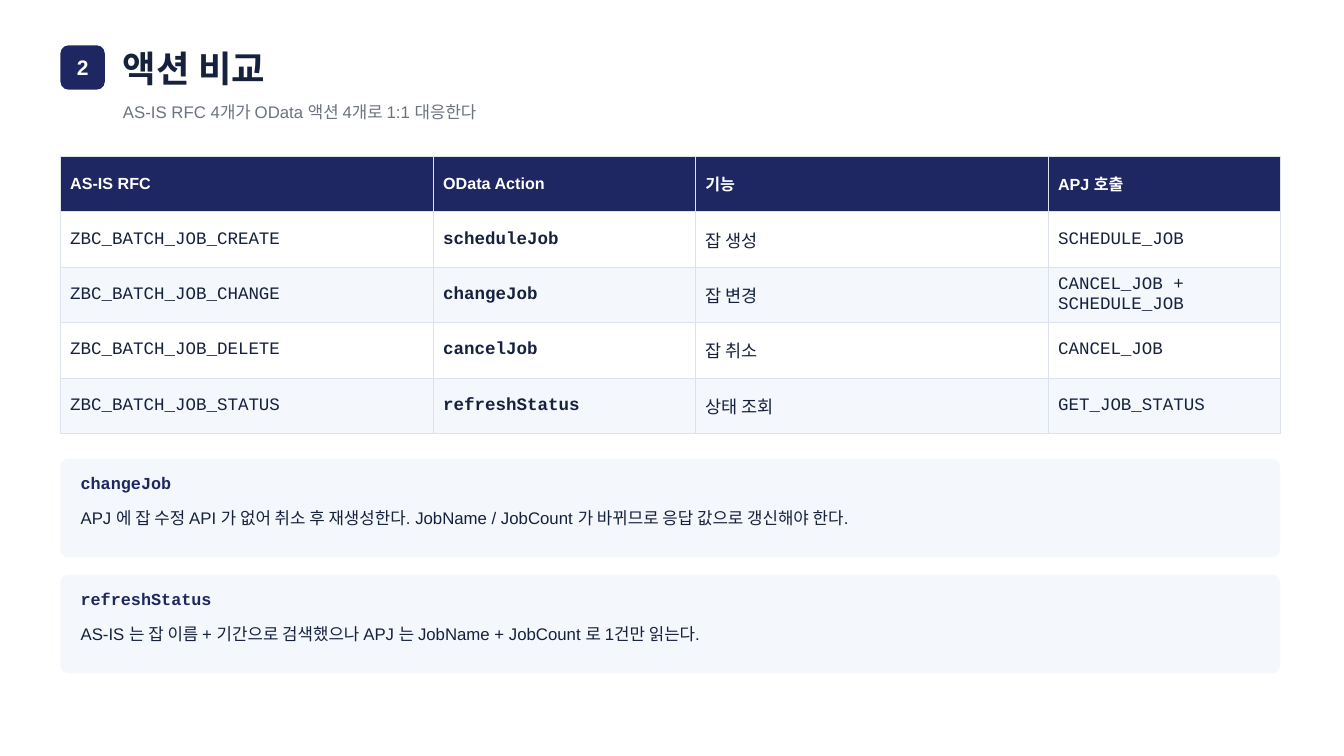
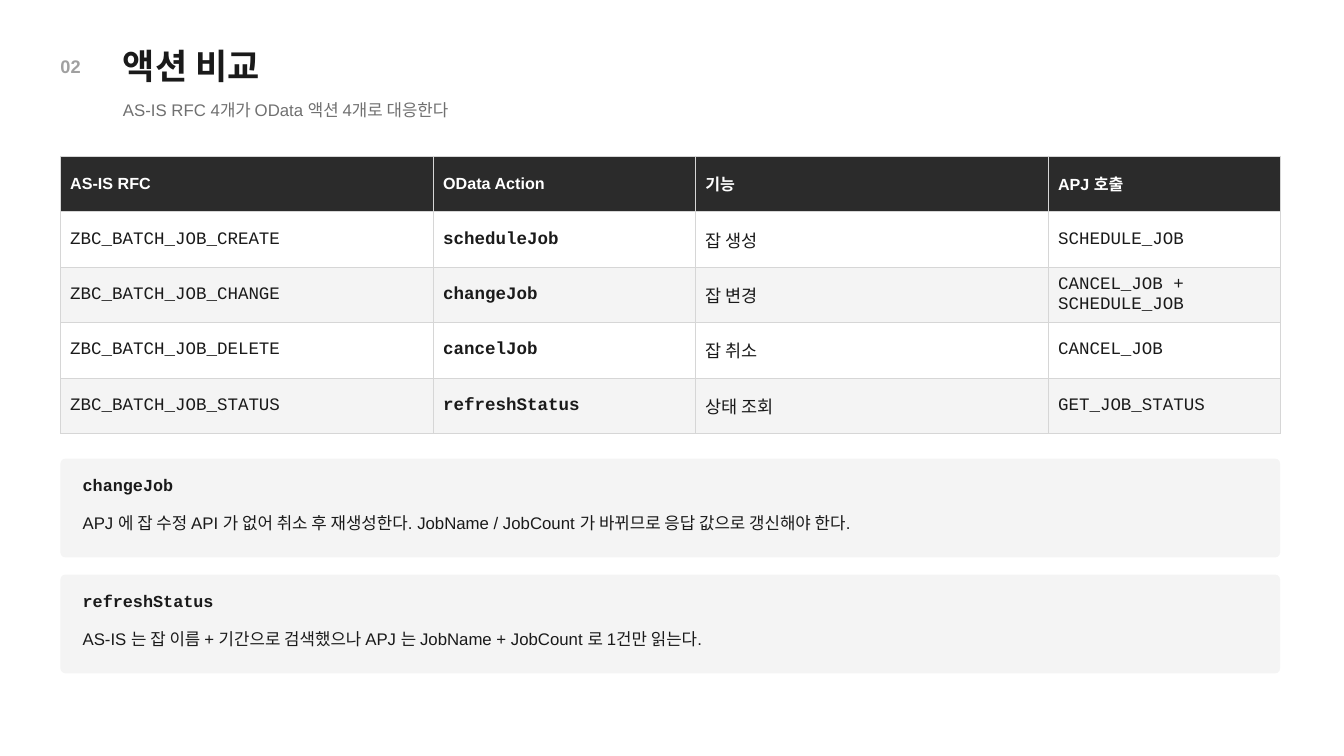
Before and after one commit to i0099222-cmd/ai, a slide deck: slide 3 of abap/zbc_job/SM36_to_OData_회의자료.pptx. Drawn at 1344x756 pixels with LibreOffice and Linux fonts; fonts in the diff are those of the drawing. Boxes give left, top, right and bottom in pixels: in the first picture for what was removed or moved away, otherwise in the second. Text is boxed around its words. In the diff, an @@ line names an element or a change of style, - is before the commit and + after.

```diff
--- a/abap/zbc_job/SM36_to_OData_회의자료.pptx
+++ b/abap/zbc_job/SM36_to_OData_회의자료.pptx
@@ text "02": place and size @@
-text "02" at box(60, 45, 105, 90)
+text "02" at box(60, 60, 80, 73)
@@ text "02" at box(60, 60, 80, 73): fill #1E2761 to none @@
@@ text "액션 비교" at box(123, 49, 259, 82): size 26 to 25 pt, text colour #16213E to #1A1A1A @@
@@ text at box(60, 60, 80, 73): text added @@
+02
@@ text removed at box(77, 60, 89, 75) @@
-2
@@ text at box(123, 102, 449, 118): text changed; text colour #6B7280 to #707070 @@
-AS-IS RFC 4개가 OData 액션 4개로 1:1 대응한다
+AS-IS RFC 4개가 OData 액션 4개로 대응한다
@@ table at box(60, 156, 1280, 419) @@
@@ fill #1E2761 to #2B2B2B in row 1 @@
@@ fill #F4F7FB to #F4F4F4 in 8 cells @@
@@ text colour #16213E to #1A1A1A in "ZBC_BATCH_JOB_CREATE", "scheduleJob", "잡 생성", "SCHEDULE_JOB" and 12 more places @@
@@ borders changed @@
@@ rounded rectangle at box(60, 459, 1280, 558): fill #F4F7FB to #F4F4F4; proportions changed @@
@@ text "changeJob" at box(83, 479, 174, 495): text colour #1E2761 to #1A1A1A @@
@@ text "APJ 에 잡 수정 API ..." at box(83, 515, 851, 531): text colour #16213E to #1A1A1A @@
@@ rounded rectangle at box(60, 575, 1280, 674): fill #F4F7FB to #F4F4F4; proportions changed @@
@@ text "refreshStatus" at box(83, 595, 214, 607): text colour #1E2761 to #1A1A1A @@
@@ text "AS-IS 는 잡 이름 + ..." at box(83, 631, 702, 647): text colour #16213E to #1A1A1A @@
```
Also in this commit, not shown: 8 other slides changed, 1 slide added.
